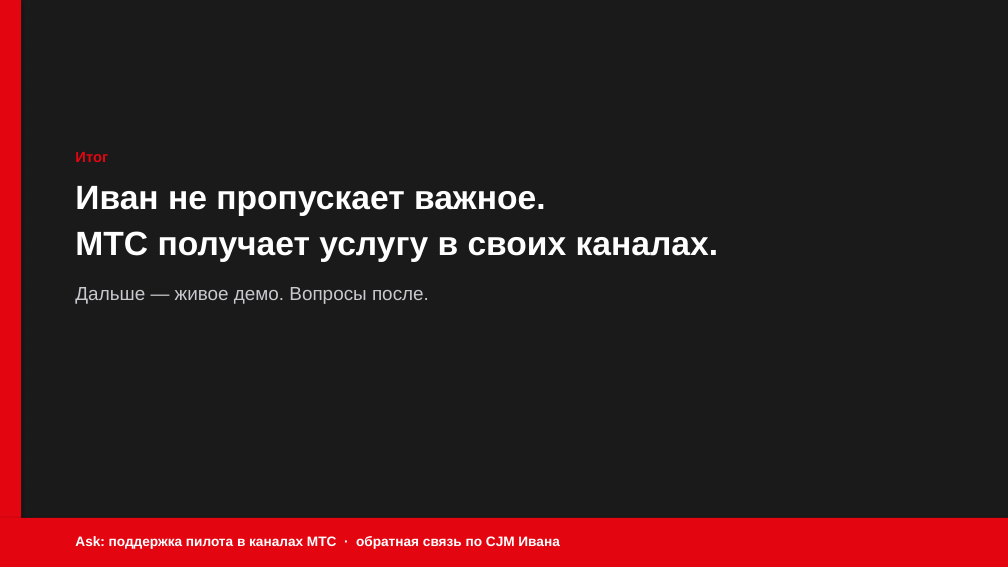
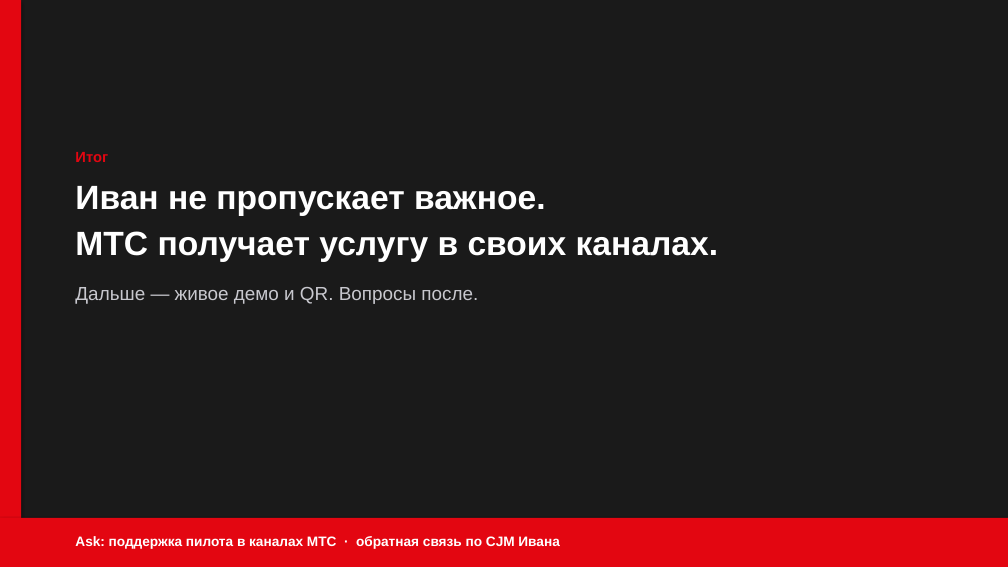
Before and after one commit to xDefox/MTS_Hacaton_AI_Agent, a slide deck: slide 13 of docs/presentation_track1.pptx (slide 12 before the commit). Drawn at 1008x567 pixels with LibreOffice and Linux fonts; fonts in the diff are those of the drawing. Boxes give left, top, right and bottom in pixels: in the first picture for what was removed or moved away, otherwise in the second. Text is boxed around its words. In the diff, an @@ line names an element or a change of style, - is before the commit and + after.

```diff
--- a/docs/presentation_track1.pptx
+++ b/docs/presentation_track1.pptx
@@ text at <box>75,287,478,304</box>: text changed @@
-Дальше — живое демо. Вопросы после.
+Дальше — живое демо и QR. Вопросы после.
```
Also in this commit, not shown: 10 other slides changed, 1 slide added, 16 other files.
